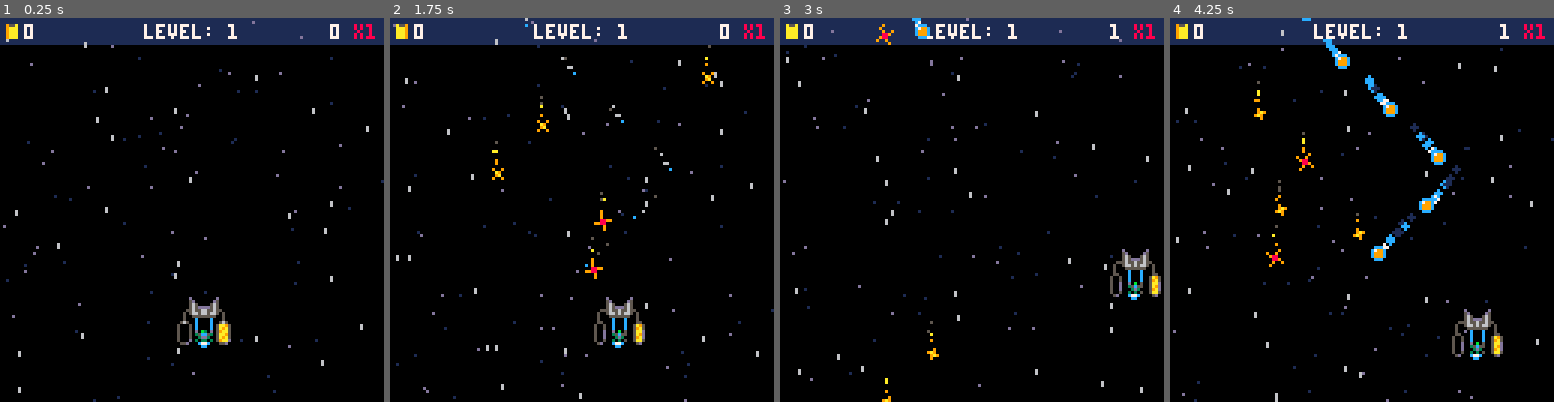
Above: before the commit, frames 1-4 (left to right).
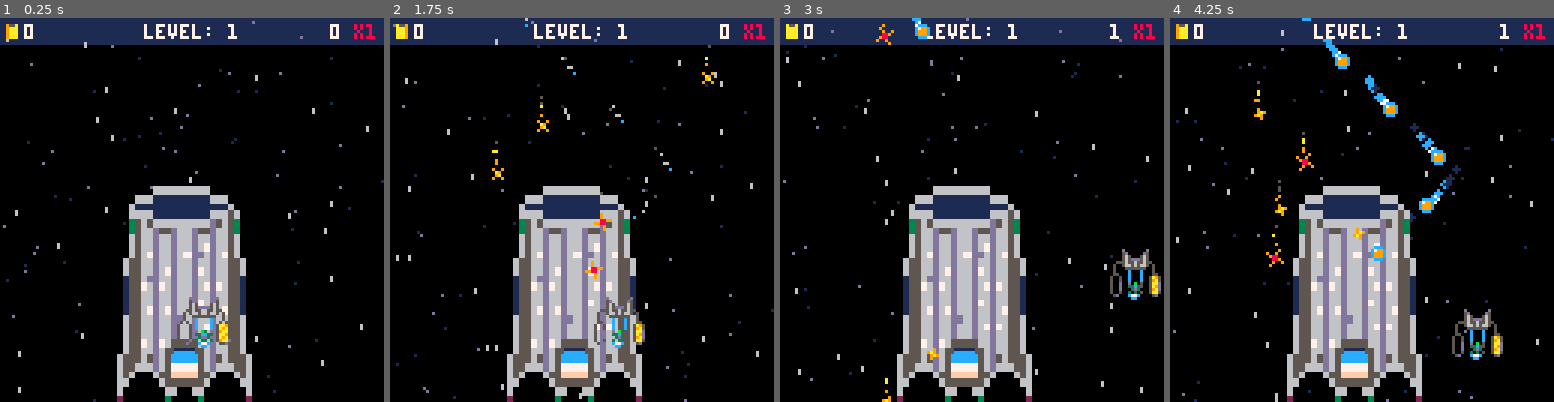
Above: after the commit, the same moments.

Repository: jacobneal65/drop-p8
Game: PICO-8 cartridge drop.p8
Same seed, same stepped clock (60 frames per second), same inputs: the game is played once before the commit and once after it.
Inputs:
- Up to frame 1 (0.25 s): no input
- Up to frame 2 (1.75 s): hold Right from 1.6 s (still down)
- Up to frame 3 (3 s): release Right at 2.1 s; hold Up 2.15-2.42 s; hold Right from 2.47 s (still down)
- Up to frame 4 (4.25 s): release Right at 3.03 s; hold Left 3.08-3.58 s; hold Down 3.63-3.97 s; hold Right from 4.02 s (still down)

The runs differ from the first frame. In frame 1, 15% of the frame differs, in the area x 30-66%, y 43-100%; in frame 2, 15%; in frame 3, 16%; in frame 4, 16%.

Commit message:
initial mothership

Diff:
--- a/drop.p8
+++ b/drop.p8
@@ -167,6 +167,7 @@
 end
 
 function drw_player()
+	spr(80,37,56,6,9)
 	--red tank insides
  tank=flr(min(fuel,100)/100*24)
  ty=0
@@ -637,10 +638,15 @@
 
 end
 
+function draw_mothership()
+
+
+end
+
 function p_lerp()
 	eol_t=min(eol_t+0.1,1)
 	p_x=lerp(p_x,56,eol_t)
-	p_y=lerp(p_y,64,eol_t)
+	p_y=lerp(p_y,32,eol_t)
 	if eol_t==1 then
 		mv_plyr=false
 	end
Not shown, changed: 101 lines of the sprite sheet (__gfx__) section of drop.p8
